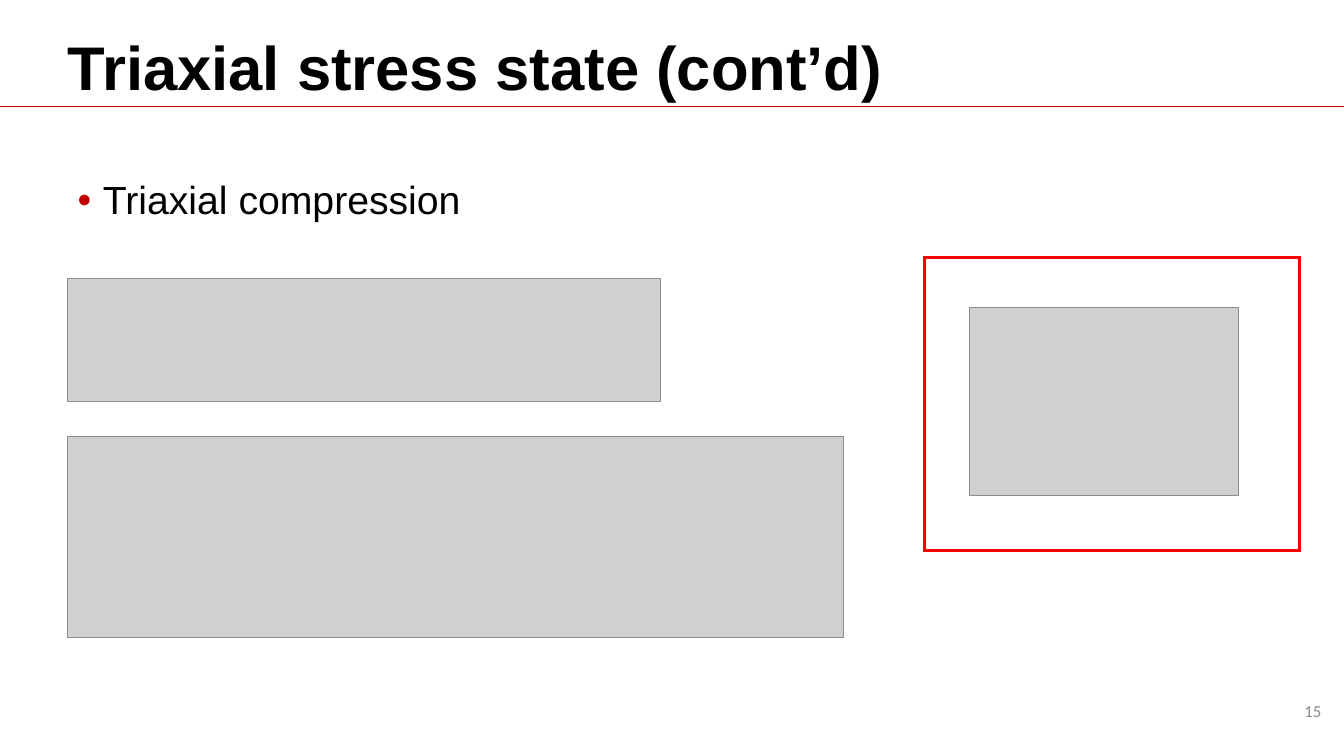
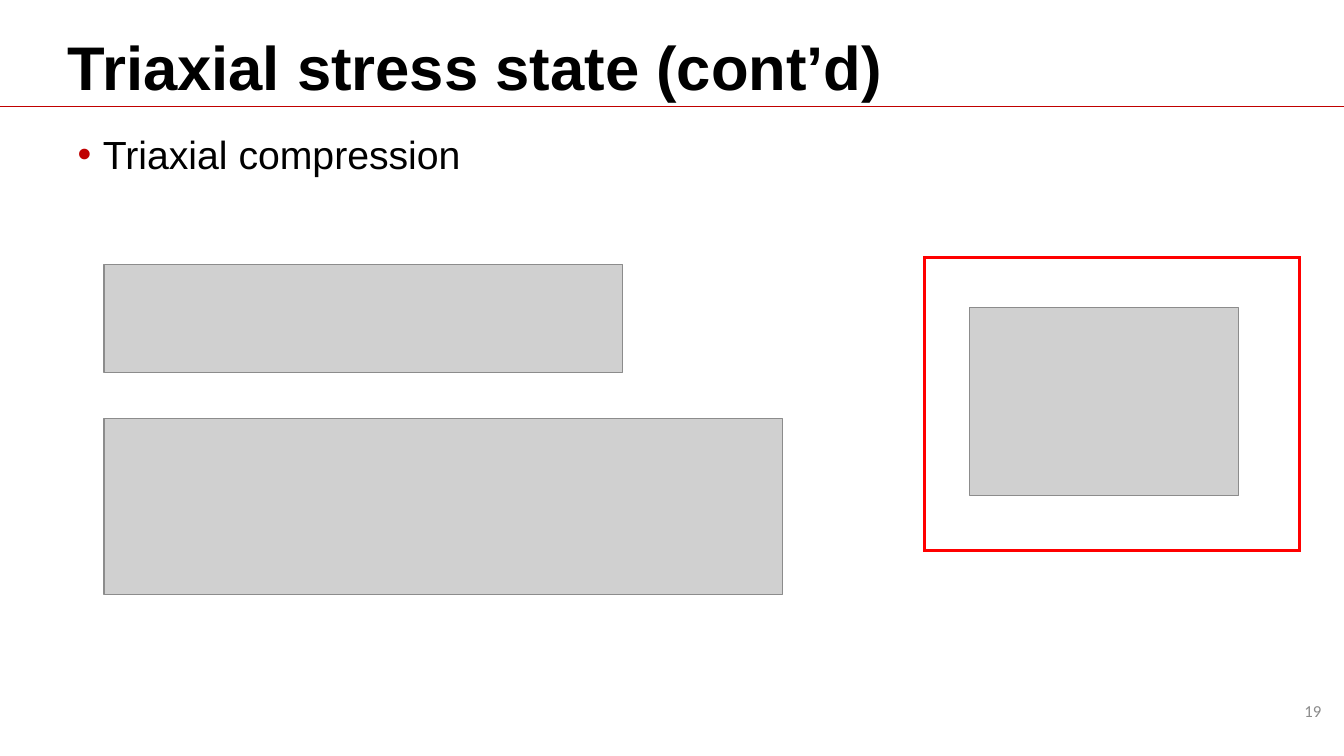
Before and after one commit to Batmanabcdefg/AbaqusTraining, a slide deck: slide 19 of Training.pptx (slide 15 before the commit). Drawn at 1344x756 pixels with LibreOffice and Linux fonts; fonts in the diff are those of the drawing; grey boxes stand for pictures; background and template pictures are left out. Boxes give left, top, right and bottom in pixels: in the first picture for what was removed or moved away, otherwise in the second. Text is boxed around its words. In the diff, an @@ line names an element or a change of style, - is before the commit and + after.

```diff
--- a/Training.pptx
+++ b/Training.pptx
@@ text "Triaxial compression": place and size @@
-text "Triaxial compression" at [103, 185, 461, 222]
+text "Triaxial compression" at [103, 140, 461, 177]
@@ picture: place and size @@
-picture at [68, 278, 660, 402]
+picture at [104, 264, 623, 372]
@@ picture: place and size @@
-picture at [68, 437, 844, 637]
+picture at [104, 419, 783, 595]
@@ page number at [1304, 706, 1321, 717]: text changed @@
-15
+19
```
Also in this commit, not shown: 12 other slides changed, 6 slides added, 2 slides removed.
